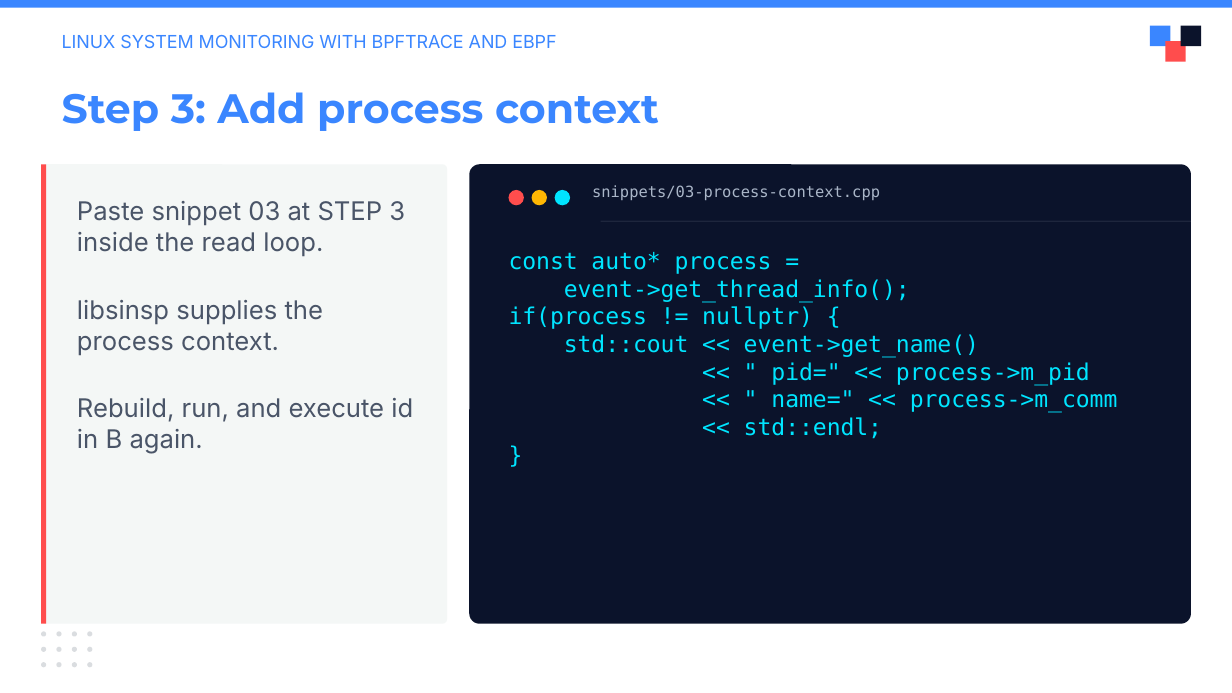
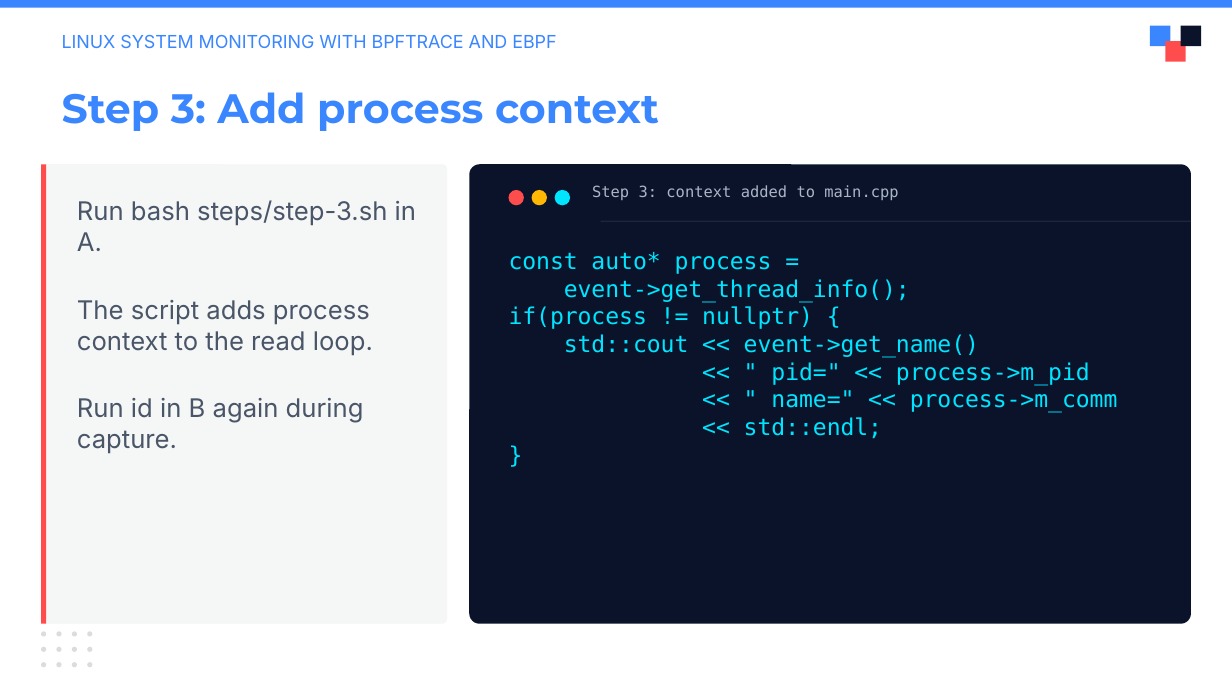
Before and after one commit to julianshalaby-perj/falco-libs-workshop, a slide deck: slide 10 of presentation/falco-libs-intro.pptx. Drawn at 1232x693 pixels with LibreOffice and Linux fonts; fonts in the diff are those of the drawing; background and template pictures are left out. Boxes give left, top, right and bottom in pixels: in the first picture for what was removed or moved away, otherwise in the second. Text is boxed around its words. In the diff, an @@ line names an element or a change of style, - is before the commit and + after.

Commit message:
Replace manual editing instructions with step commands

```diff
--- a/presentation/falco-libs-intro.pptx
+++ b/presentation/falco-libs-intro.pptx
@@ text at [77,200,416,454]: text changed @@
-Paste snippet 03 at STEP 3 inside the read loop.
-libsinsp supplies the process context.
-Rebuild, run, and execute id in B again.
+Run bash steps/step-3.sh in A.
+The script adds process context to the read loop.
+Run id in B again during capture.
@@ text at [592,185,898,200]: text changed @@
-snippets/03-process-context.cpp
+Step 3: context added to main.cpp
```
Also in this commit, not shown: 6 other slides changed.
